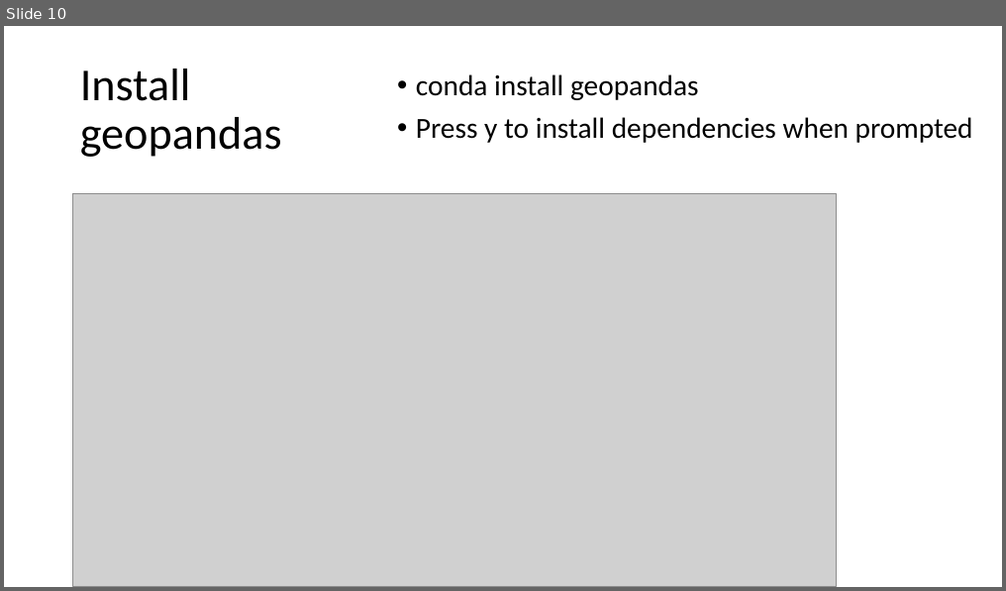
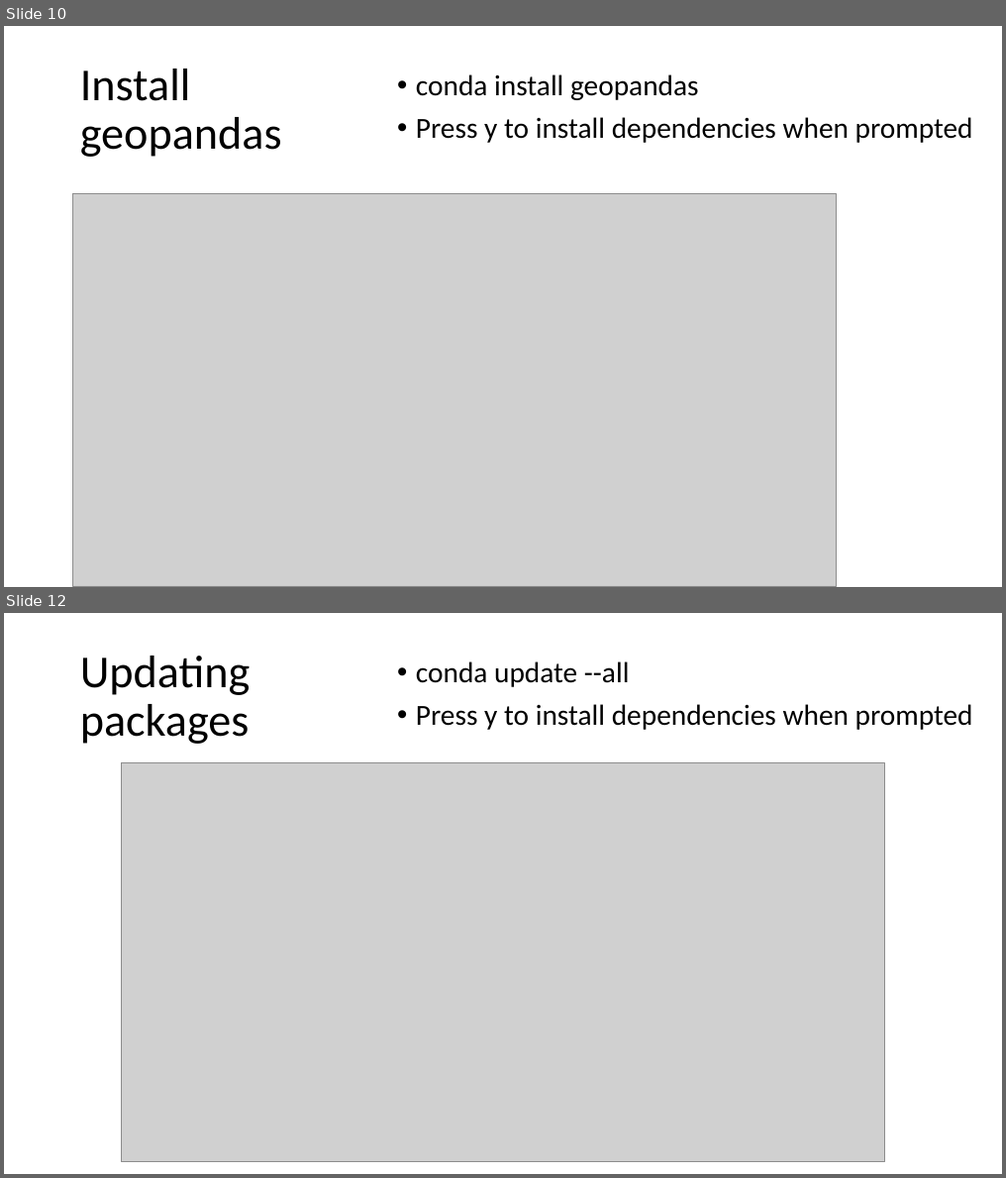
Before and after one commit to mike-babb/intro_to_python, a slide deck: Installing Anaconda and Geopandas.pptx. Shown one above the other, each under a label of ours: slide 10 before the commit, slides 10 and 12 after it; the slides between them are not shown. The pictures are 1006x591 and 1006x1178 pixels, drawn with LibreOffice and Linux fonts; fonts in the diff are those of the drawing; grey boxes stand for pictures. Boxes give left, top, right and bottom in pixels: in the first picture for what was removed or moved away, otherwise in the second. Text is boxed around its words. In the diff, an @@ line names an element or a change of style, - is before the commit and + after.

```diff
--- a/Installing Anaconda and Geopandas.pptx
+++ b/Installing Anaconda and Geopandas.pptx
@@ slide 12 added at (4, 613, 1002, 1174), background #FFFFFF @@
@@ title added at (80, 656, 251, 744), 44 pt, text #000000 @@
+Updating packages
@@ text added at (416, 662, 973, 730), 28 pt, text #000000 @@
+• conda update --all
+• Press y to install dependencies when prompted
@@ picture added at (122, 762, 885, 1161) @@
```
Also in this commit, not shown: 1 slide changed, 1 other slide added, 9 other files.
